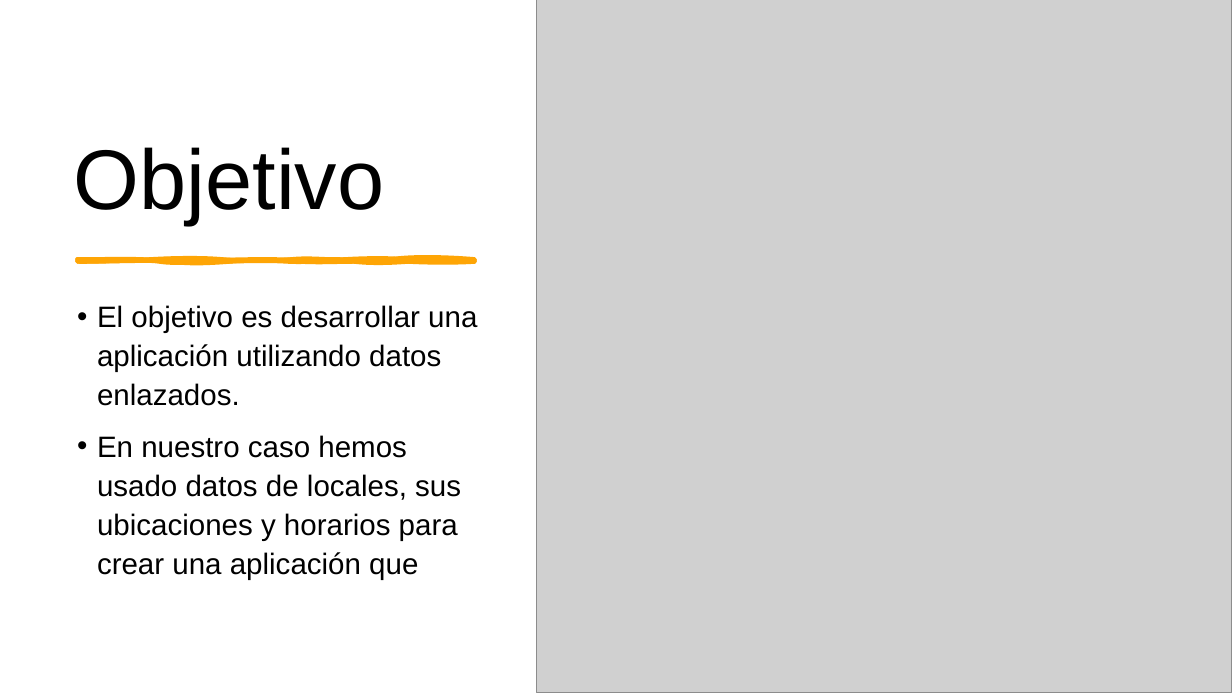
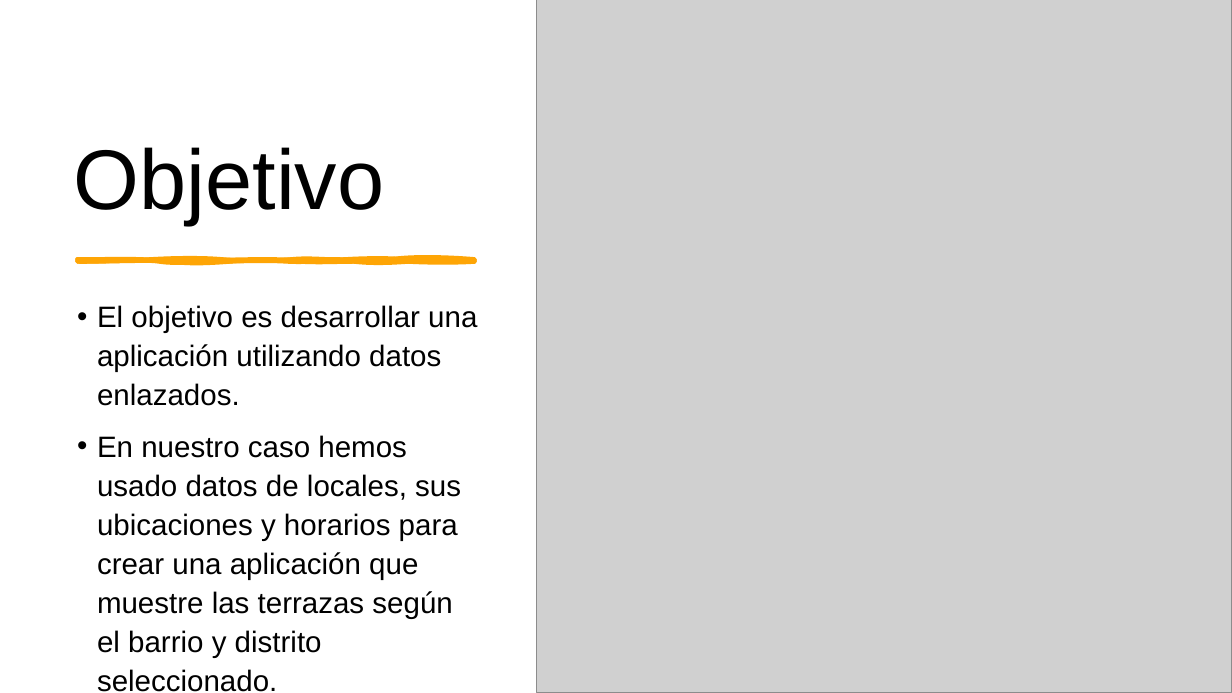
Before and after one commit to jdlgc/Curso2021-2022, a slide deck: slide 3 of HandsOn/Group24/presentation/Aplicación de Locales.pptx. Drawn at 1232x693 pixels with LibreOffice and Linux fonts; fonts in the diff are those of the drawing; grey boxes stand for pictures. Boxes give left, top, right and bottom in pixels: in the first picture for what was removed or moved away, otherwise in the second. Text is boxed around its words. In the diff, an @@ line names an element or a change of style, - is before the commit and + after.

```diff
--- a/HandsOn/Group24/presentation/Aplicación de Locales.pptx
+++ b/HandsOn/Group24/presentation/Aplicación de Locales.pptx
@@ text at box(97, 435, 461, 692): text changed @@
-• En nuestro caso hemos usado datos de locales, sus ubicaciones y horarios para crear una aplicación que
+• En nuestro caso hemos usado datos de locales, sus ubicaciones y horarios para crear una aplicación que muestre las terrazas según el barrio y distrito seleccionado.
```
Also in this commit, not shown: 2 other slides changed, 3 other files.
